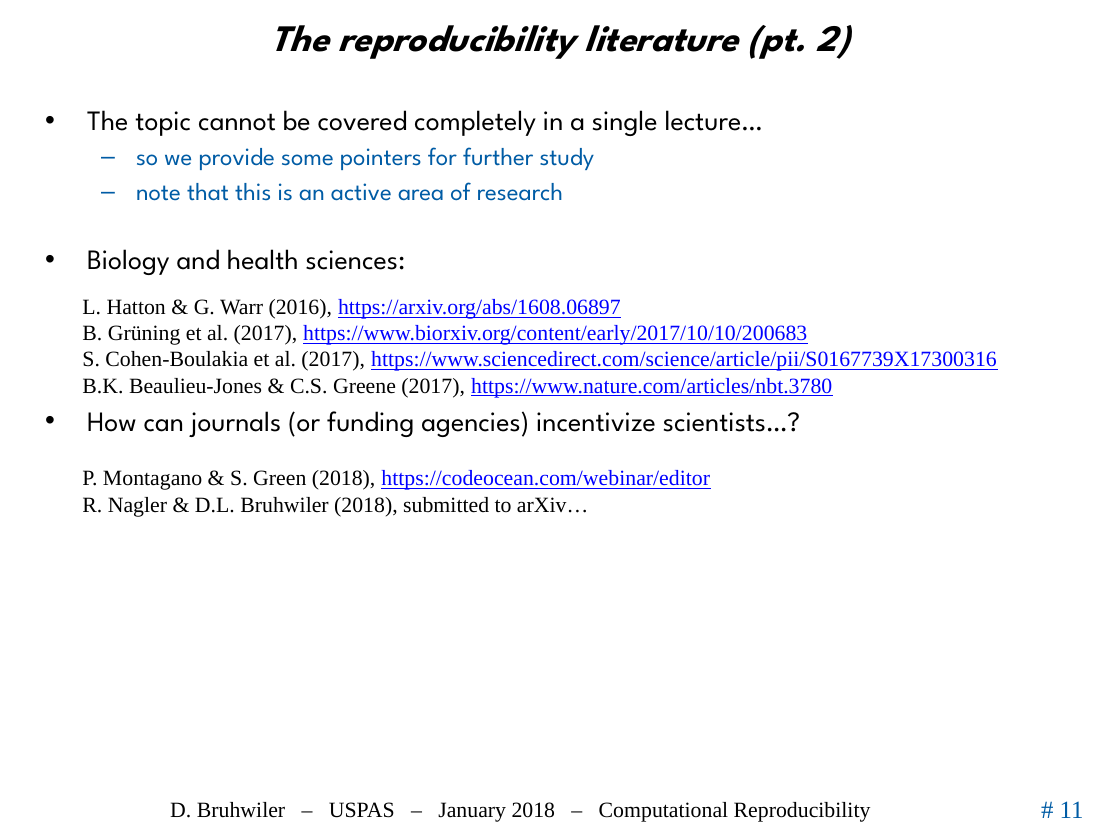
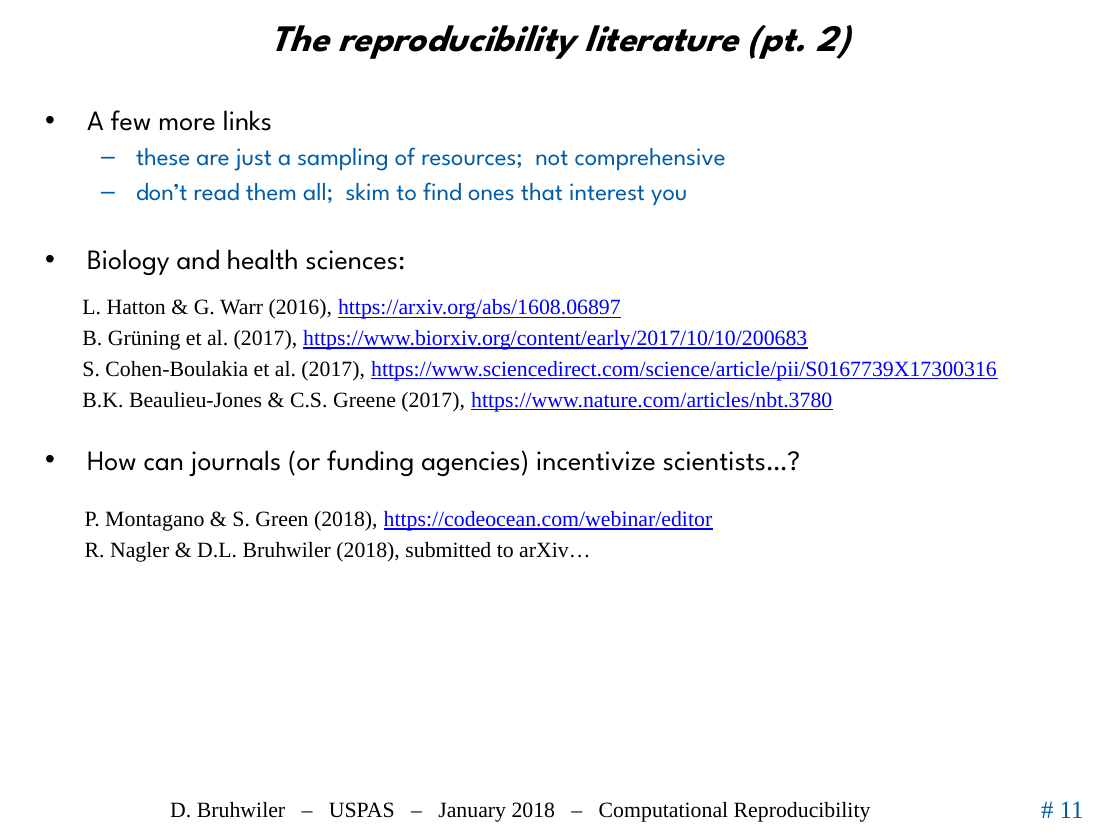
Before and after one commit to uspas/simbeamplasma18, a slide deck: slide 11 of computational_reproducibility/lecture/2018_ComputationalReproducibility_Bruhwiler_USPAS.pptx. Drawn at 1120x840 pixels with LibreOffice and Linux fonts; fonts in the diff are those of the drawing; background and template pictures are left out. Boxes give left, top, right and bottom in pixels: in the first picture for what was removed or moved away, otherwise in the second. Text is boxed around its words. In the diff, an @@ line names an element or a change of style, - is before the commit and + after.

```diff
--- a/computational_reproducibility/lecture/2018_ComputationalReproducibility_Bruhwiler_USPAS.pptx
+++ b/computational_reproducibility/lecture/2018_ComputationalReproducibility_Bruhwiler_USPAS.pptx
@@ text at (87,110,726,206): text changed @@
-• The topic cannot be covered completely in a single lecture…
-  – so we provide some pointers for further study
-  – note that this is an active area of research
+• A few more links
+  – these are just a sampling of resources; not comprehensive
+  – don’t read them all; skim to find ones that interest you
@@ text "L. Hatton & G. Warr ..." at (82,299,997,412): more space between paragraphs @@
@@ text "P. Montagano & S. Green ..." at (85,511,713,562): more space between paragraphs @@
@@ text "P. Montagano & S. Green ...": place and size @@
-text "P. Montagano & S. Green ..." at (82,470,710,517)
+text "P. Montagano & S. Green ..." at (85,511,713,562)
```
Also in this commit, not shown: 9 other slides changed.
